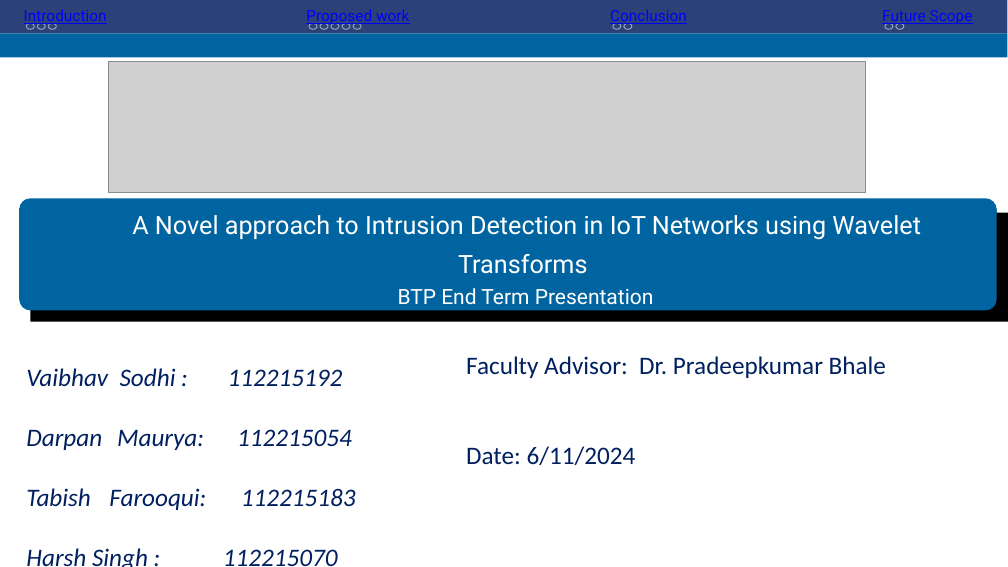
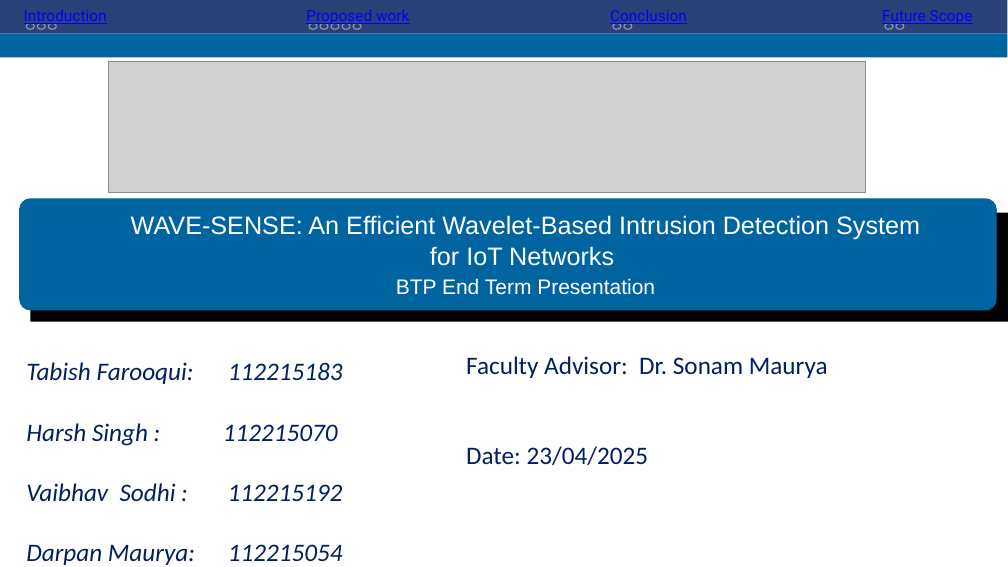
Before and after one commit to El-Vaibhav/BTP_5, a slide deck: slide 1 of BTP_End_Term_ppt.pptx. Drawn at 1008x567 pixels with LibreOffice and Linux fonts; fonts in the diff are those of the drawing; grey boxes stand for pictures. Boxes give left, top, right and bottom in pixels: in the first picture for what was removed or moved away, otherwise in the second. Text is boxed around its words. In the diff, an @@ line names an element or a change of style, - is before the commit and + after.

```diff
--- a/BTP_End_Term_ppt.pptx
+++ b/BTP_End_Term_ppt.pptx
@@ text at bbox=[131, 215, 920, 266]: text changed; font Roboto to Arial @@
-A Novel approach to Intrusion Detection in IoT Networks using Wavelet Transforms
+WAVE-SENSE: An Efficient Wavelet-Based Intrusion Detection System for IoT Networks
@@ text at bbox=[396, 278, 655, 295]: font Roboto to Arial in "BTP End Term Presentation" @@
@@ text at bbox=[466, 356, 828, 465]: text changed @@
-Faculty Advisor: Dr. Pradeepkumar Bhale
-Date: 6/11/2024
+Faculty Advisor: Dr. Sonam Maurya
+Date: 23/04/2025
@@ text at bbox=[26, 362, 343, 446]: paragraphs added @@
+Tabish Farooqui: 112215183
+Harsh Singh : 112215070
@@ text at bbox=[26, 544, 343, 565]: text changed @@
-Darpan Maurya: 112215054 Tabish Farooqui: 112215183 Harsh Singh : 112215070
+Darpan Maurya: 112215054
```
Also in this commit, not shown: 9 other slides changed, 1 slide removed, 17 other files.
